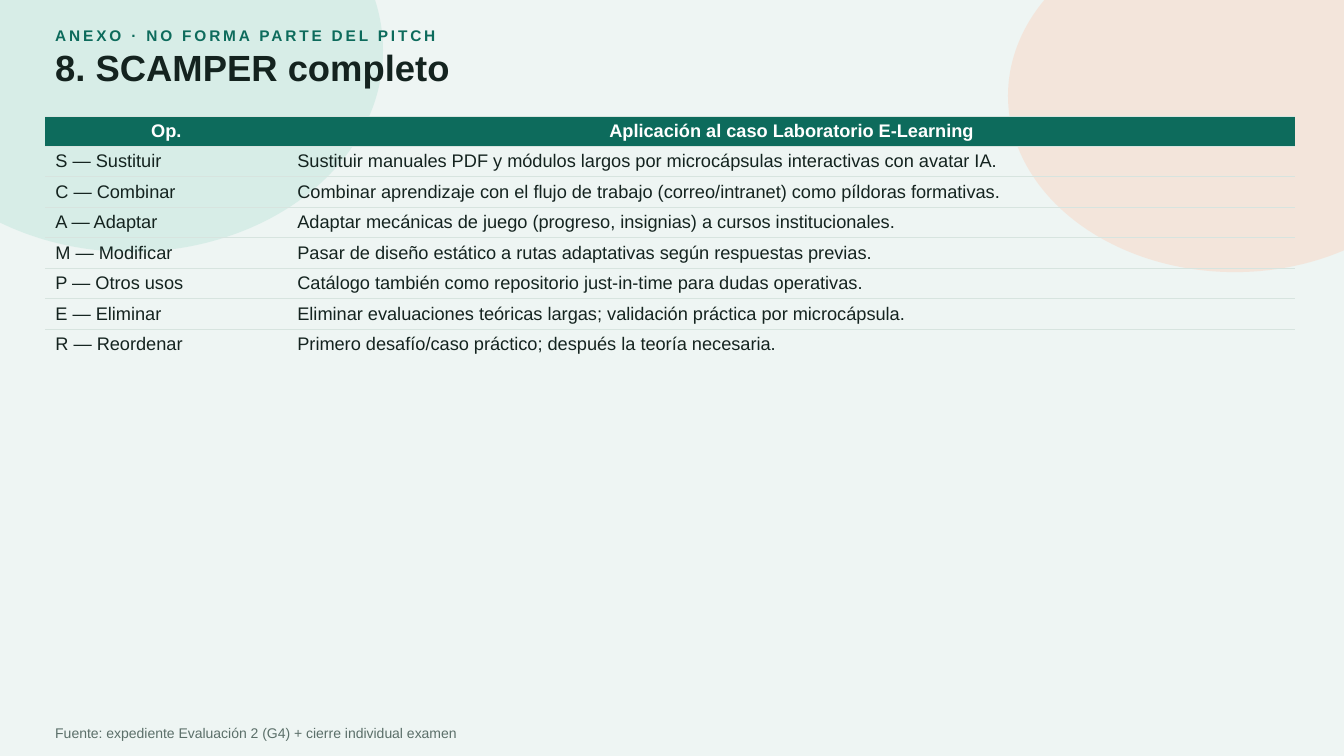
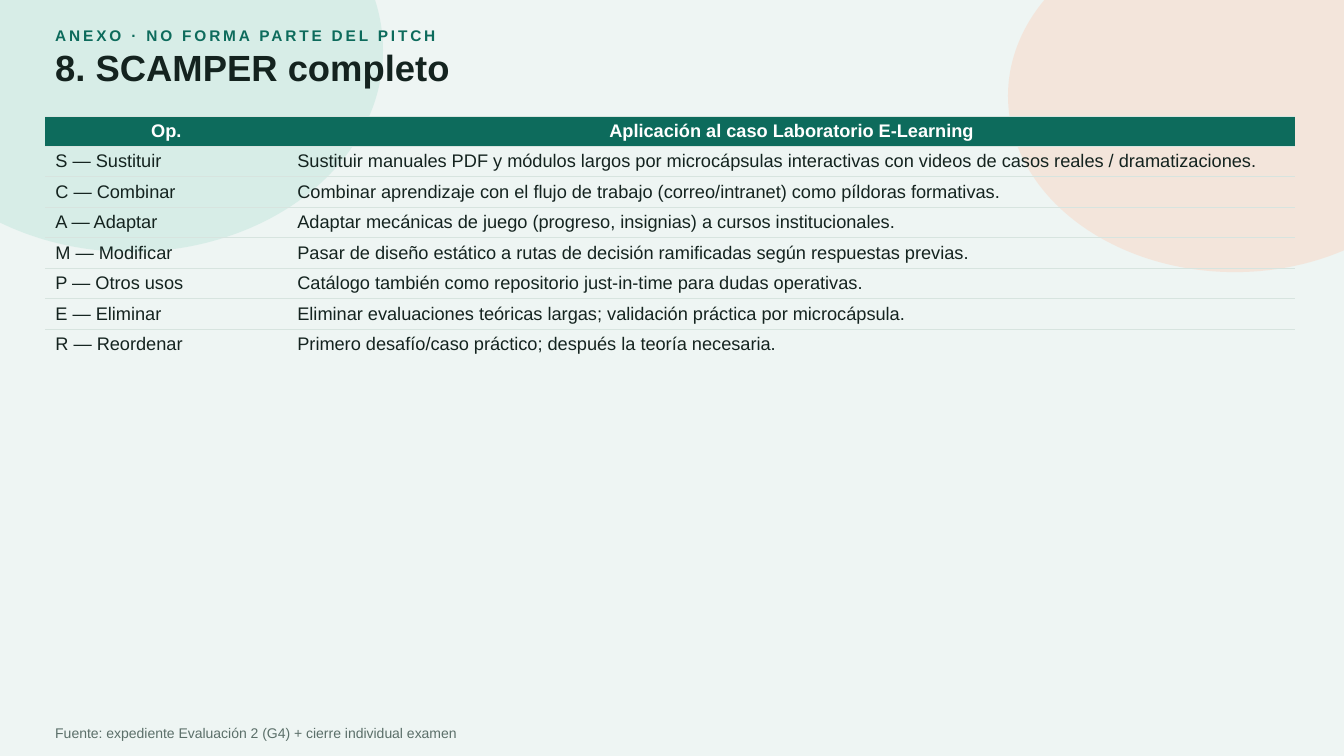
Before and after one commit to javier84pm-create/laboratorio-elearning-prototipo, a slide deck: slide 8 of PaolaCornejo_Examen_IE.pptx. Drawn at 1344x756 pixels with LibreOffice and Linux fonts; fonts in the diff are those of the drawing. Boxes give left, top, right and bottom in pixels: in the first picture for what was removed or moved away, otherwise in the second. Text is boxed around its words. In the diff, an @@ line names an element or a change of style, - is before the commit and + after.

Commit message:
Update video script and README for SmartCaps prototype. Adjusted video duration requirements, clarified content focus, and emphasized the absence of AI and avatars. Enhanced descriptions for target audiences and improved user instructions in the LearningPlayer component. Updated UI elements for consistency and clarity.

```diff
--- a/PaolaCornejo_Examen_IE.pptx
+++ b/PaolaCornejo_Examen_IE.pptx
@@ table at [45,116,1296,358] @@
-row 2, column 2: Sustituir manuales PDF y módulos largos por microcápsulas interactivas con avatar IA.
+row 2, column 2: Sustituir manuales PDF y módulos largos por microcápsulas interactivas con videos de casos reales / dramatizaciones.
-row 5, column 2: Pasar de diseño estático a rutas adaptativas según respuestas previas.
+row 5, column 2: Pasar de diseño estático a rutas de decisión ramificadas según respuestas previas.
```
Also in this commit, not shown: 6 other slides changed, 10 other files.
